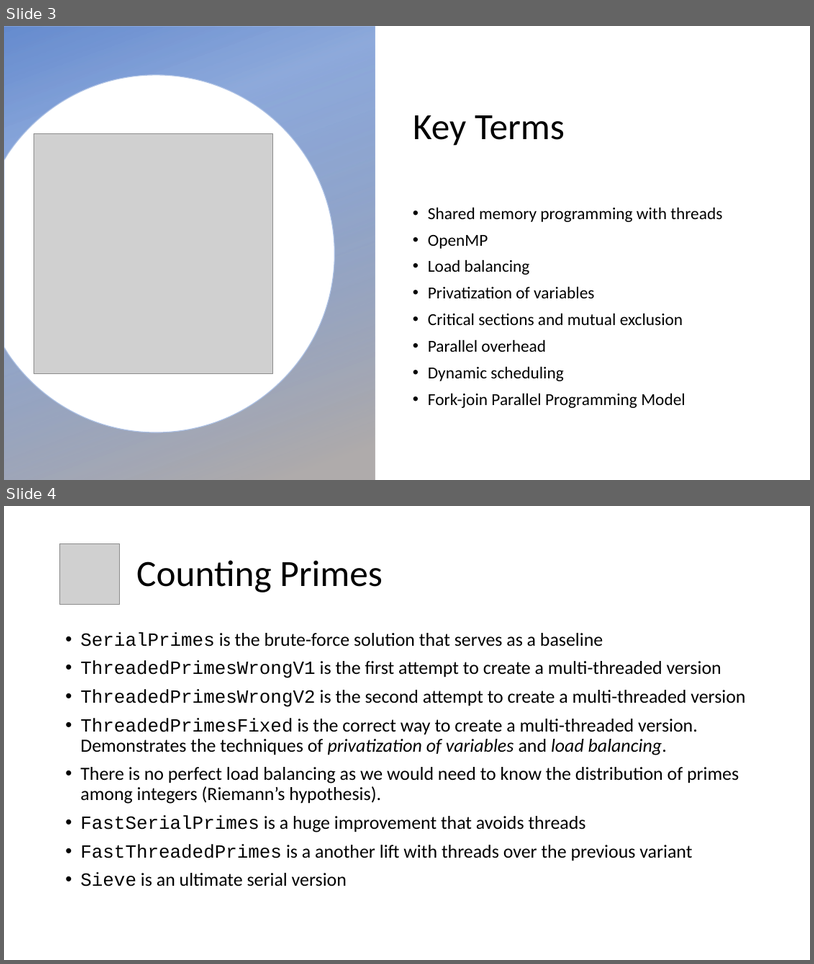
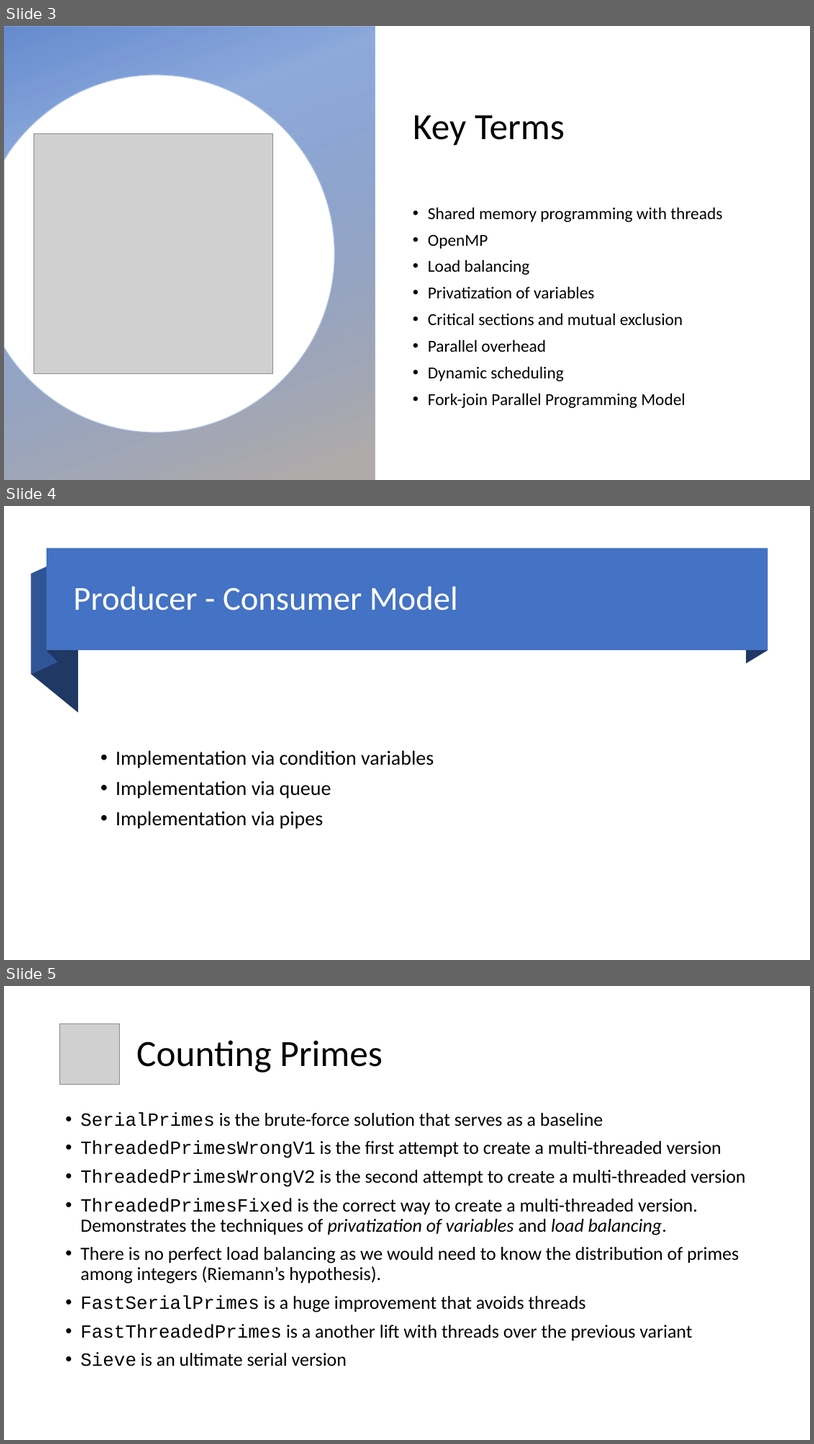
Before and after one commit to evarga/parallel-computing-lectures, a slide deck: lecture-3/presentation-3.pptx. Shown one above the other, each under a label of ours: slides 3 and 4 before the commit, slides 3, 4 and 5 after it. The pictures are 814x964 and 814x1444 pixels, drawn with LibreOffice and Linux fonts; fonts in the diff are those of the drawing; grey boxes stand for pictures; background and template pictures are left out. Boxes give left, top, right and bottom in pixels: in the first picture for what was removed or moved away, otherwise in the second. Text is boxed around its words. In the diff, an @@ line names an element or a change of style, - is before the commit and + after.

```diff
--- a/lecture-3/presentation-3.pptx
+++ b/lecture-3/presentation-3.pptx
@@ slide 4 added at box(4, 506, 810, 960), background #FFFFFF @@
@@ rectangle added at box(46, 548, 768, 651), fill #4472C4 @@
@@ freeform shape added at box(47, 548, 58, 662), fill #203864 @@
@@ freeform shape added at box(746, 548, 768, 664), fill #203864 @@
@@ freeform shape added at box(31, 561, 58, 674), fill #2F5597 @@
@@ freeform shape added at box(31, 574, 78, 713), fill #203864 @@
@@ title added at box(73, 586, 458, 610), 40 pt, text #FFFFFF @@
+Producer - Consumer Model
@@ text added at box(116, 750, 434, 829), 24 pt, text #000000 @@
+• Implementation via condition variables
+• Implementation via queue
+• Implementation via pipes
@@ what was slide 4 is now slide 5 @@
```
Also in this commit, not shown: 1 other file.
